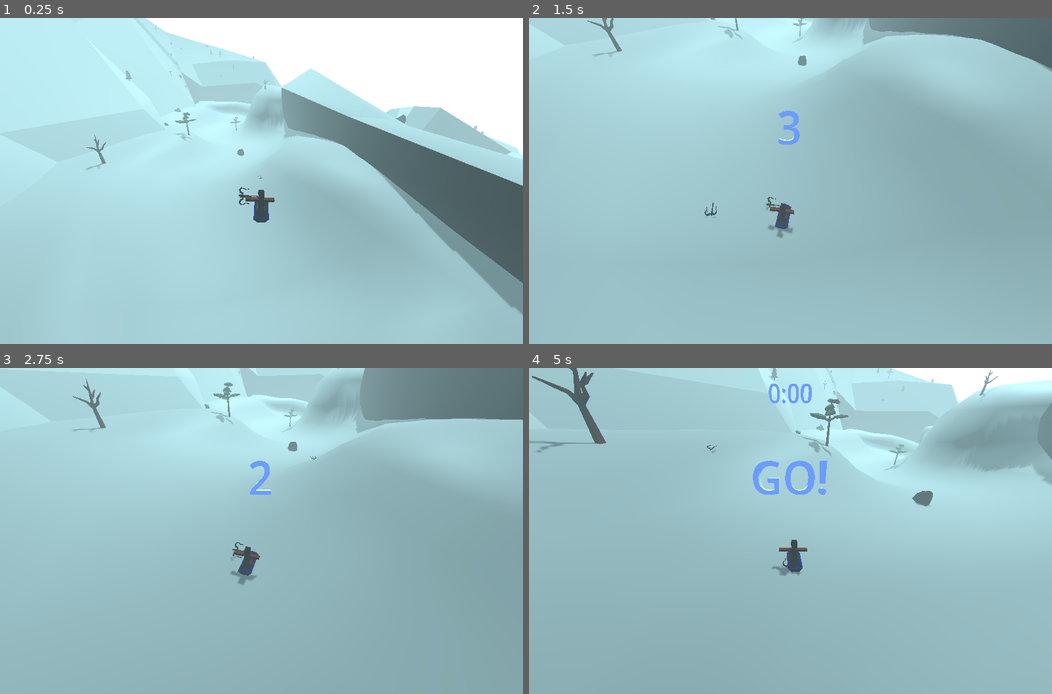
Above: before the commit, frames 1-4 (two rows, left to right).
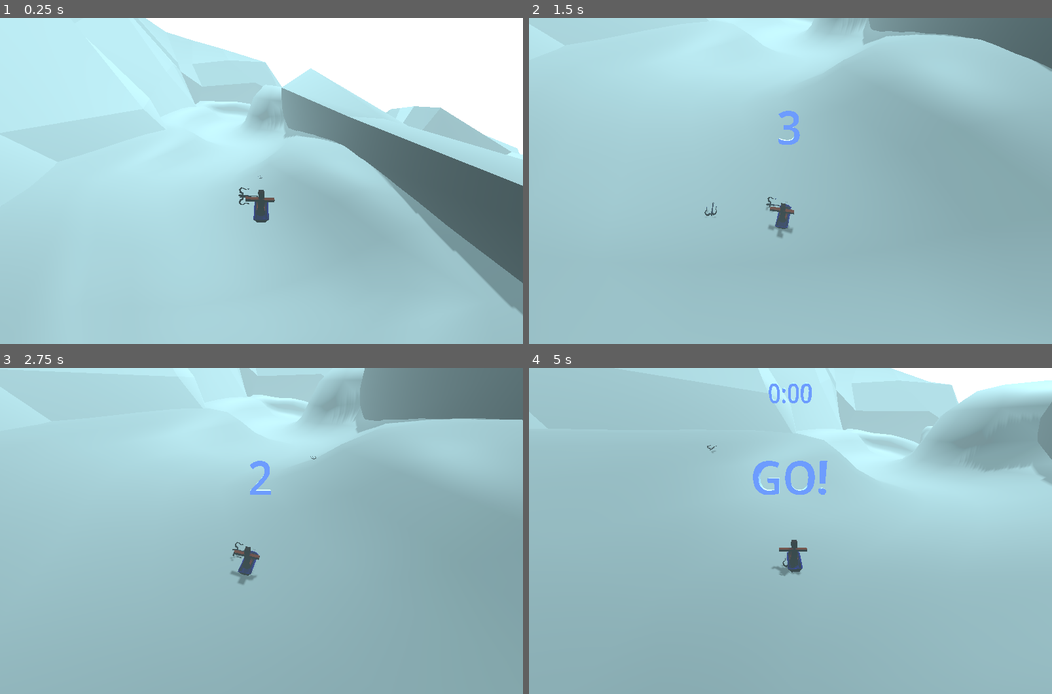
Above: after the commit, the same moments.

Repository: tokkoro/ggj24-sled
Game: Godot game, scene res://tomi_testaa/hill_area.tscn
Same seed, same stepped clock (60 frames per second), same inputs: the game is played once before the commit and once after it.
Inputs (mouse positions are in pixels of both pictures, inside the frame that each line leads up to):
- Up to frame 1 (0.25 s): no input
- Up to frame 2 (1.5 s): tap Enter at 0.5 s; move the mouse to (905, 164) at 0.52 s; hold Right (turn_right) 0.53-1.25 s; tap Down (break) at 0.6 s; click (905, 164) at 0.67 s; tap Space (jump) at 0.77 s; drag from (685, 197) to (764, 246) at 1.27 s
- Up to frame 3 (2.75 s): move the mouse to (313, 459) at 2.02 s; hold Right (turn_right) from 2.03 s (still down); tap E at 2.1 s
- Up to frame 4 (5 s): release Right (turn_right) at 2.75 s; drag from (764, 596) to (633, 482) at 2.77 s; move the mouse to (947, 579) at 3.52 s; hold Left (turn_left) 3.53-4.25 s; tap Alt at 3.6 s; tap Space (jump) at 3.77 s; drag from (633, 482) to (712, 449) at 4.27 s

The runs differ from the first frame. In frame 1, 0.3% of the frame differs, in the area x 16-93%, y 3-47%; in frame 2, 0.3%; in frame 3, 0.4%; in frame 4, 1.3%, in the area x 0-90%, y 0-43%.

Commit message:
kalustus tool

Diff:
--- a/godot_project/rikun_kansio/MaailmanKalustus.gd
+++ b/godot_project/rikun_kansio/MaailmanKalustus.gd
@@ -1,27 +1,34 @@
 @tool
 extends Node3D
 
+@export
+var generate_props := false
+
+@export
+var delete_props := false
+
+@export
+var random_seed := 0
 
 const props := [ "res://rompe_scenet/huussi.tscn", "res://rompe_scenet/kivi_1.tscn", "res://rompe_scenet/kivi_2.tscn", "res://rompe_scenet/kivi_3.tscn", "res://rompe_scenet/kivi_4.tscn", "res://rompe_scenet/kuusi.tscn", "res://rompe_scenet/lehtipuu.tscn", "res://rompe_scenet/manty.tscn" ]
 
 @onready var prosit = $"../Propsit"
 
-var random_seed := 0
-
-func _ready():
+func _generate():
 	seed(random_seed)
 	var space_state := get_world_3d().direct_space_state
 
 	var shapes : Array[PackedScene] = []
 
 	for prop in props:
-		#print(prop)
 		shapes.append(load(prop))
-		#print(shapes[-1])
 
 	for i in range(5000):
 		var start := Vector3(randf_range(-1000, 1000), 3000, randf_range(-1000, 1000))
 		var shape_index := randi_range(0, len(shapes) - 1)
+		if shape_index == 0 and randi_range(0, 4) != 0:
+			continue # don't generate too many toilets
+
 		var end := start + Vector3.DOWN * 6000
 		var query := PhysicsRayQueryParameters3D.create(start, end)
 		query.collision_mask = 1 # put all ropeable things on collision_layer 1
@@ -30,13 +37,14 @@
 			continue
 
 		var node := shapes[shape_index].instantiate()
-		node.global_position = result["position"]
 		prosit.add_child(node)
-		print(node.global_position)
+		node.global_position = result["position"] + Vector3.DOWN * 0.1
 
-	pass
-
-
-# Called every frame. 'delta' is the elapsed time since the previous frame.
 func _process(delta):
-	pass
+	if generate_props:
+		generate_props = false
+		_generate()
+	if delete_props:
+		delete_props = false
+		for child in prosit.get_children():
+			get_tree().queue_delete(child)
